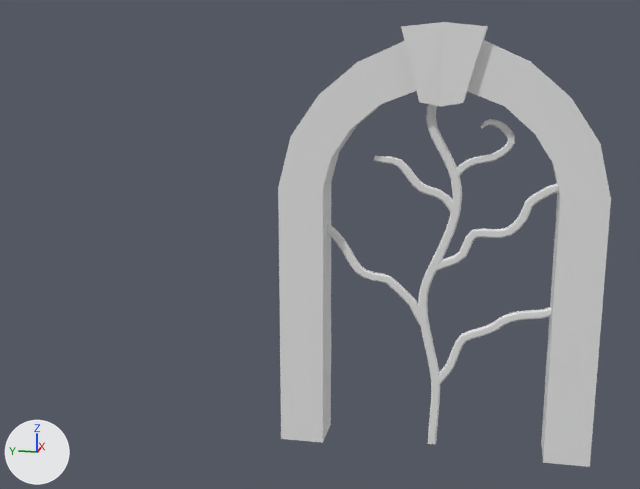
An edit to the Blender file Assets/Models/Window.blend, drawn before and after from the same camera.
Before and after are seen from a 50 mm camera at (-38.4, -2.3, 18.9) aimed at (0.1, 5.4, 9.2). The axes (+X, +Y, +Z) are drawn at lower left. The lights are the same throughout.

The older version as bpy lines, for what is in view:
```python
me_cube_002 = bpy.data.meshes.new('Cube.002')
me_cube_002.from_pydata(...)  # 59 vertices, 49 faces; spans x -1.4..1.4, y -7.0..7.0, z 0.0..19.0
me_cube_003 = bpy.data.meshes.new('Cube.003')
me_cube_003.from_pydata(...)  # 1048 vertices, 1000 faces; spans x -0.1..0.1, y -2.5..9.1, z 4.1..19.5
me_plane = bpy.data.meshes.new('Plane')
me_plane.from_pydata([(-12.0, -5.2, 0.0), (0.0, -5.2, 0.0), (-12.0, 5.2, 0.0), (0.0, 5.2, 0.0), (-14.5, -4.3, 0.0), (-14.5, 4.3, 0.0), (-16.6, -3.4, 0.0), (-16.6, 3.4, 0.0)], [], [(0, 1, 3, 2), (0, 2, 5, 4), (4, 5, 7, 6)])
me_plane.materials.append(mat_material_001)
ob_branches = bpy.data.objects.new('Branches', me_cube_003)
ob_branches.location = (0.0, 2.917, -2.865)
ob_branches.rotation_euler = (0.516, 0.0, 0.0)  # degrees (30, 0, 0)
ob_branches.scale = (0.933, 0.933, 0.933)
ob_frame = bpy.data.objects.new('Frame', me_cube_002)
ob_frame.location = (0.0, 0.0, 0.0)
_m = ob_frame.modifiers.new('Mirror', 'MIRROR')
_m.use_axis = (False, True, False)
ob_window_pane = bpy.data.objects.new('Window_Pane', me_plane)
ob_window_pane.location = (0.0, 0.0, 0.0)
ob_window_pane.rotation_euler = (0.0, 1.571, 0.0)  # degrees (0, 90, 0)
```
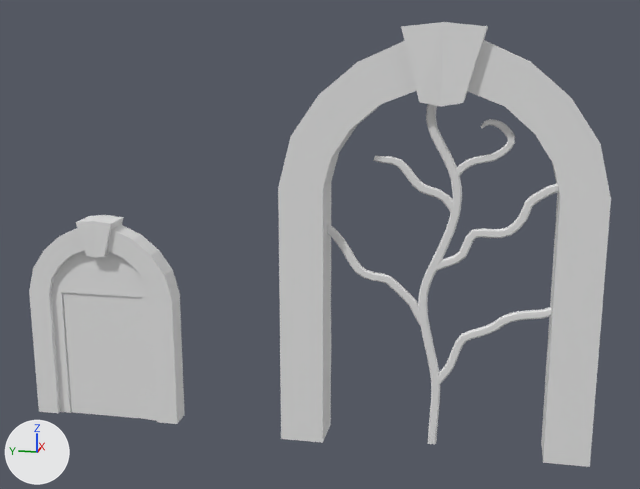
Boxes [x1, y1, x2, y2] around the edits, measured in the pictures (640 x 489 px):
'Door_Frame', added
    after: [29, 215, 185, 424]
'Door.001', added
    after: [63, 293, 148, 419]
'Door_End', added
    after: [51, 250, 157, 421]

Edits to the bpy script that builds the scene:
```text
Add me_cube_000:
    me_cube_000.from_pydata(...)  # 118 vertices, 98 faces; spans x -0.69..0.78, y -3.7..3.7, z 0.03..10.04
Add me_cube:
    me_cube.from_pydata(...)  # 32 vertices, 21 faces; spans x -0.26..0.26, y -2.78..2.78, z 0.0..8.84
Add me_cube_001:
    me_cube_001.from_pydata([(-0.19, -4.14, 0.0), (-0.19, -4.14, 6.33), (-0.19, -0.01, 0.0), (-0.19, -0.01, 6.33), (0.19, -4.14, 0.0), (0.19, -4.14, 6.33), (0.19, -0.01, 0.0), (0.19, -0.01, 6.33)], [], [(0, 1, 3, 2), (2, 3, 7, 6), (6, 7, 5, 4), (4, 5, 1, 0), (7, 3, 1, 5)])
Add ob_door_frame:
    ob_door_frame = bpy.data.objects.new('Door_Frame', me_cube_000)
    ob_door_frame.parent = ob_door
    ob_door_frame.matrix_parent_inverse = Matrix(((1.0, 0.0, 0.0, 0.0), (0.0, 1.0, 0.0, -16.0), (0.0, 0.0, 1.0, 0.0), (0.0, 0.0, 0.0, 1.0)))
    ob_door_frame.location = (0.0, 16.0, 0.0)
Add ob_door:
    ob_door = bpy.data.objects.new('Door', None)
    ob_door.location = (0.0, 16.0, 0.0)
Add ob_door_end:
    ob_door_end = bpy.data.objects.new('Door_End', me_cube)
    ob_door_end.parent = ob_door
    ob_door_end.matrix_parent_inverse = Matrix(((1.0, 0.0, 0.0, 0.0), (0.0, 1.0, 0.0, -16.0), (0.0, 0.0, 1.0, 0.0), (0.0, 0.0, 0.0, 1.0)))
    ob_door_end.location = (0.0, 16.0, 0.0)
Add ob_door_001:
    ob_door_001 = bpy.data.objects.new('Door.001', me_cube_001)
    ob_door_001.parent = ob_door
    ob_door_001.matrix_parent_inverse = Matrix(((1.0, 0.0, 0.0, 0.0), (0.0, 1.0, 0.0, -16.0), (0.0, 0.0, 1.0, 0.0), (0.0, 0.0, 0.0, 1.0)))
    ob_door_001.location = (0.0, 18.07, 0.0)
```
